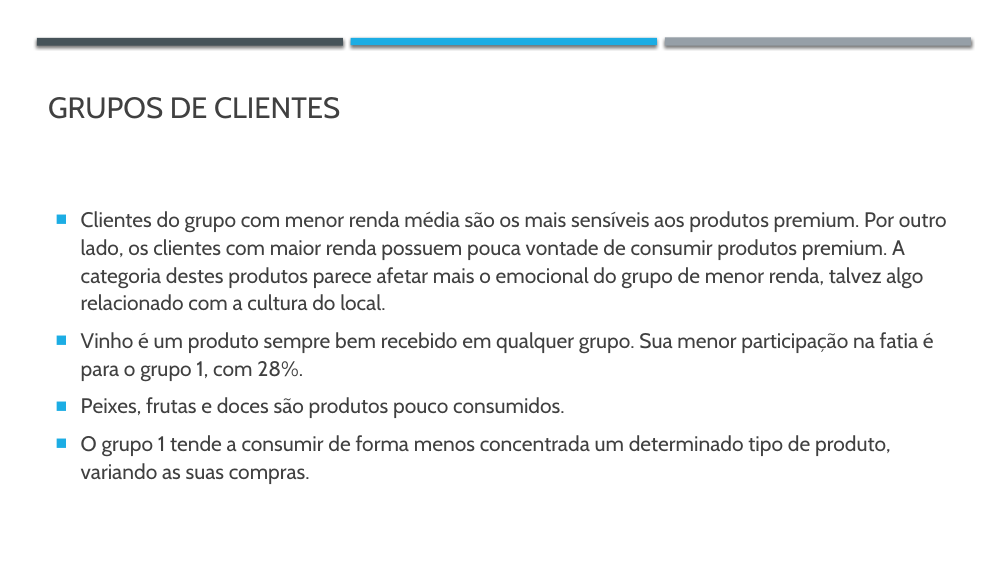
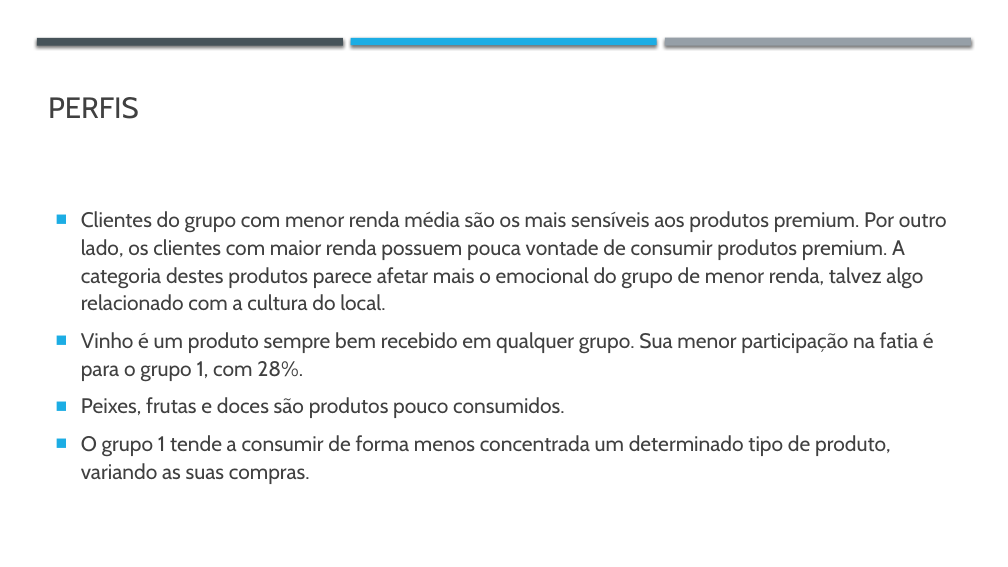
Before and after one commit to BrunoSantosPK/case-client-behavior, a slide deck: slide 5 of data/analise.pptx. Drawn at 1008x567 pixels with LibreOffice and Linux fonts; fonts in the diff are those of the drawing. Boxes give left, top, right and bottom in pixels: in the first picture for what was removed or moved away, otherwise in the second. Text is boxed around its words. In the diff, an @@ line names an element or a change of style, - is before the commit and + after.

```diff
--- a/data/analise.pptx
+++ b/data/analise.pptx
@@ text at (48, 97, 139, 119): text changed @@
-GRUPOS DE CLIENTES
+PERFIS
```
Also in this commit, not shown: 2 other slides changed, 2 slides added, 5 other files.
